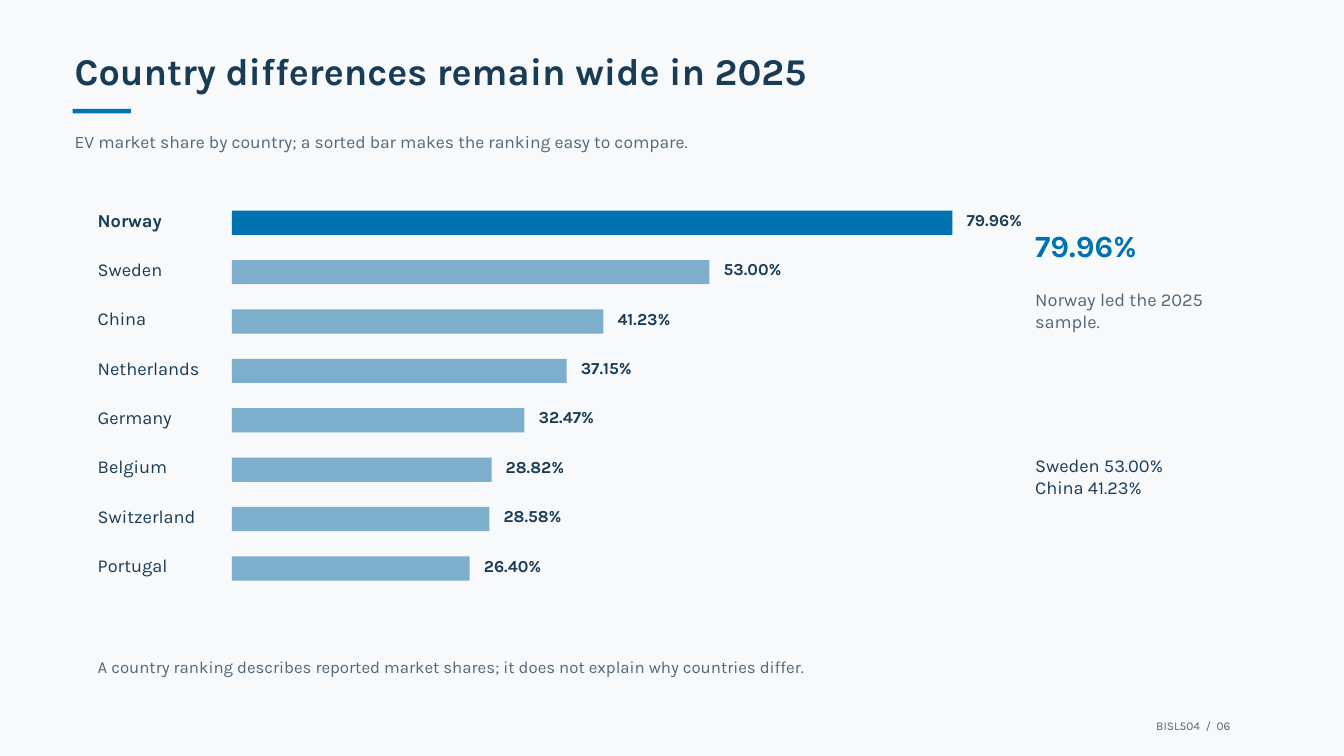
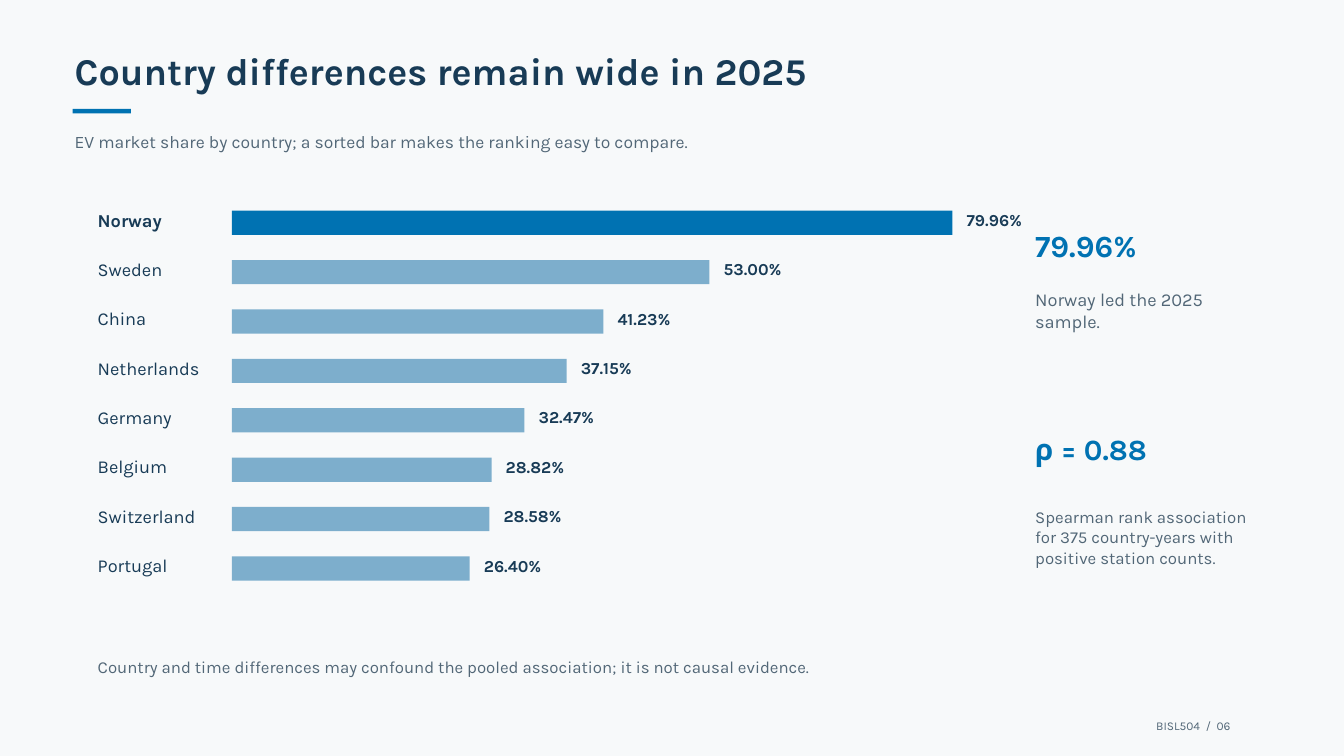
Before and after one commit to pranav-326/FossilElectric, a slide deck: slide 6 of BISL504_Final_Project_Presentation.pptx. Drawn at 1344x756 pixels with LibreOffice and Linux fonts; fonts in the diff are those of the drawing. Boxes give left, top, right and bottom in pixels: in the first picture for what was removed or moved away, otherwise in the second. Text is boxed around its words. In the diff, an @@ line names an element or a change of style, - is before the commit and + after.

```diff
--- a/BISL504_Final_Project_Presentation.pptx
+++ b/BISL504_Final_Project_Presentation.pptx
@@ text at (1035, 440, 1147, 467): text changed; size 13 to 21 pt; text colour #183B56 to #0072B2; bold on @@
-Sweden 53.00%
-China 41.23%
+ρ = 0.88
@@ text added at (1035, 511, 1247, 568), 12 pt, text #526777 @@
+Spearman rank association for 375 country-years with positive station counts.
@@ text at (98, 661, 809, 677): text changed @@
-A country ranking describes reported market shares; it does not explain why countries differ.
+Country and time differences may confound the pooled association; it is not causal evidence.
```
Also in this commit, not shown: 1 other slide changed, 1 slide added, 1 slide removed, 11 other files.
